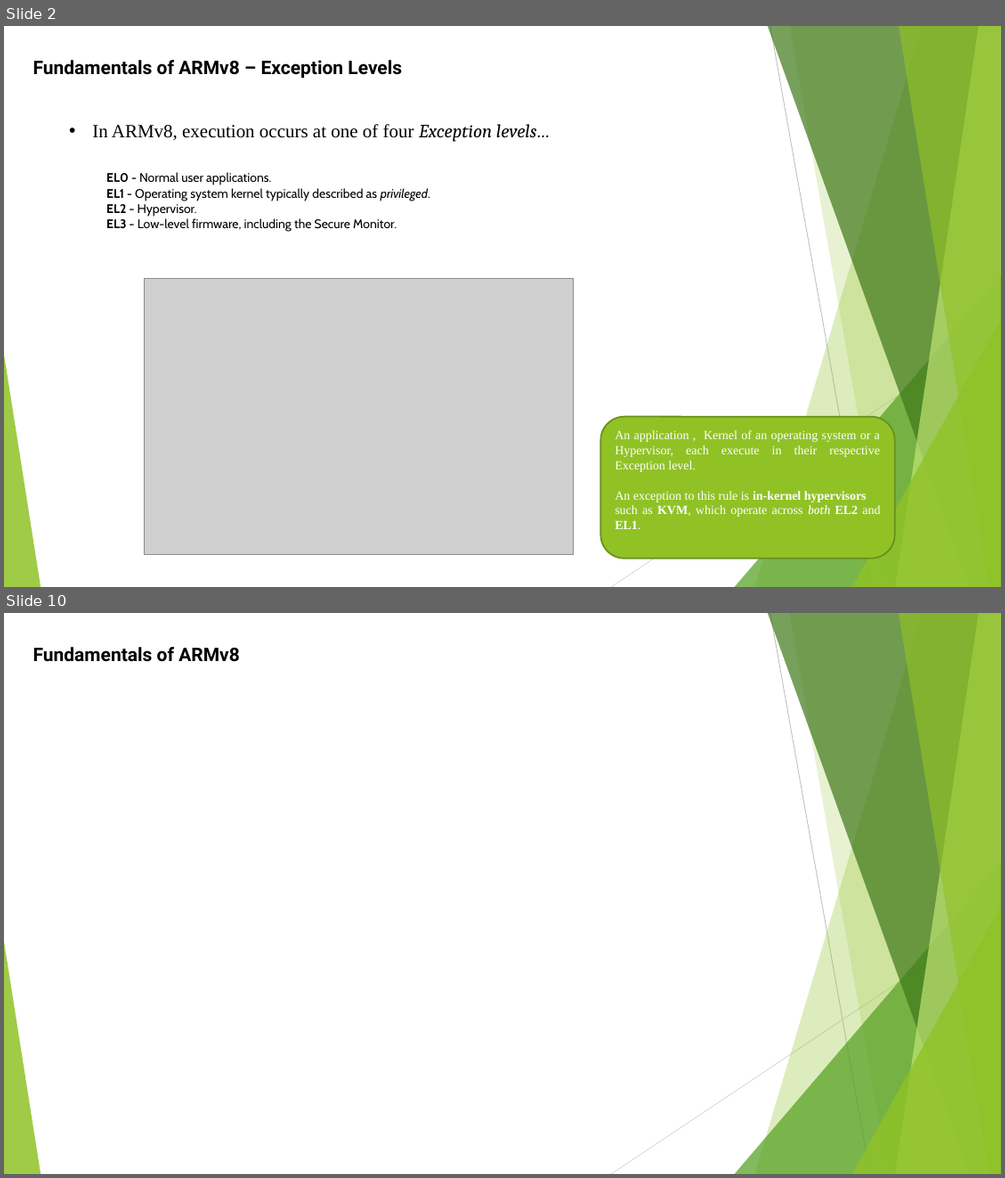
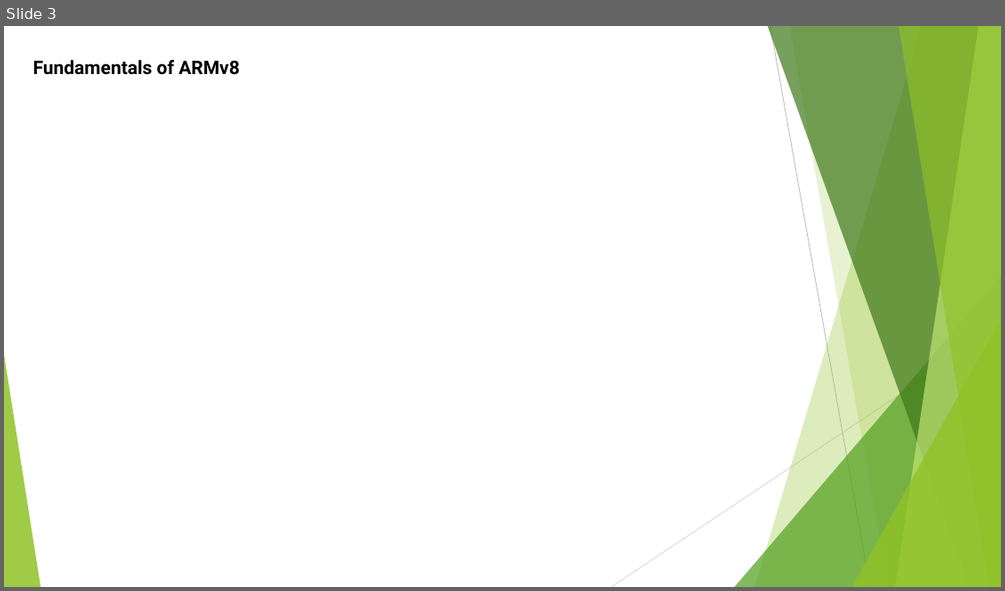
Before and after one commit to softwaresunleashed/ebook_writing, a slide deck: Presentations/ARM_PPTs/Ch4_ARMv8_Registers.pptx. Shown one above the other, each under a label of ours: slides 2 and 10 before the commit, slide 3 after it; the slides between them are not shown. The pictures are 1005x1178 and 1005x591 pixels, drawn with LibreOffice and Linux fonts; fonts in the diff are those of the drawing; grey boxes stand for pictures. Boxes give left, top, right and bottom in pixels: in the first picture for what was removed or moved away, otherwise in the second. Text is boxed around its words. In the diff, an @@ line names an element or a change of style, - is before the commit and + after.

```diff
--- a/Presentations/ARM_PPTs/Ch4_ARMv8_Registers.pptx
+++ b/Presentations/ARM_PPTs/Ch4_ARMv8_Registers.pptx
@@ slide 2 removed at box(4, 26, 1001, 587), background #FFFFFF; not listed: 10 template elements that a slide beside it also shows @@
@@ text removed at box(33, 60, 402, 79) @@
-Fundamentals of ARMv8 – Exception Levels
@@ text removed at box(92, 124, 550, 232) @@
-• In ARMv8, execution occurs at one of four Exception levels…
-EL0 - Normal user applications.
-EL1 - Operating system kernel typically described as privileged.
-EL2 - Hypervisor.
-EL3 - Low-level firmware, including the Secure Monitor.
@@ picture removed at box(145, 278, 574, 555) @@
@@ rounded rectangle removed at box(600, 417, 895, 557) @@
-An application , Kernel of an operating system or a Hypervisor, each execute in their respective Exception level.
-An exception to this rule is in-kernel hypervisors
-such as KVM, which operate across both EL2 and EL1.
@@ what was slide 10 is now slide 3 @@
```
Also in this commit, not shown: 2 slides changed, 6 other slides removed, 1 other file.
